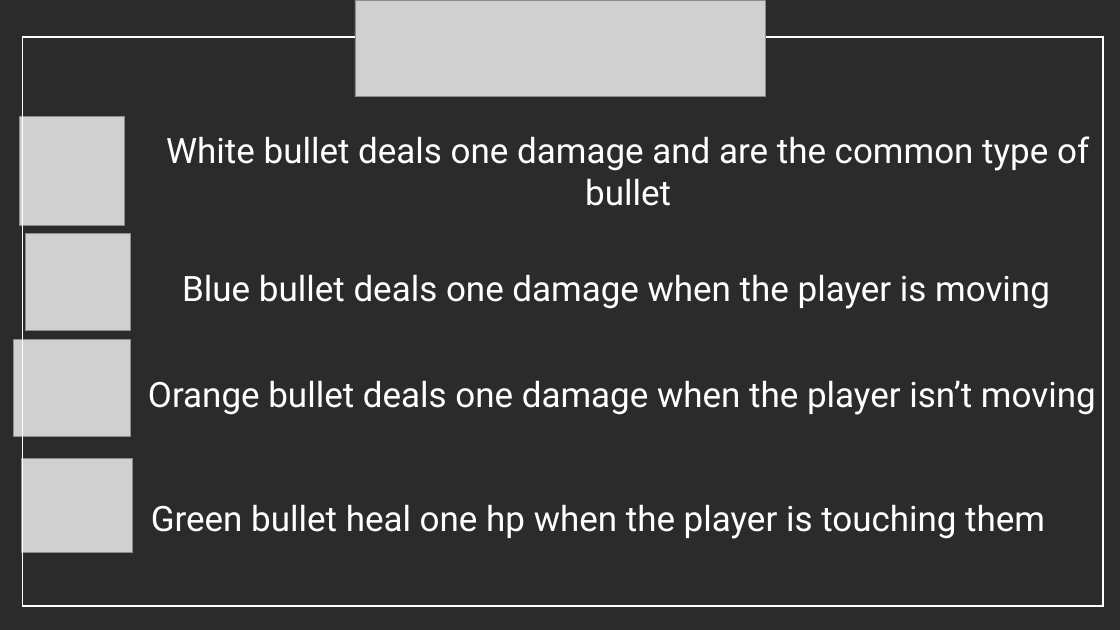
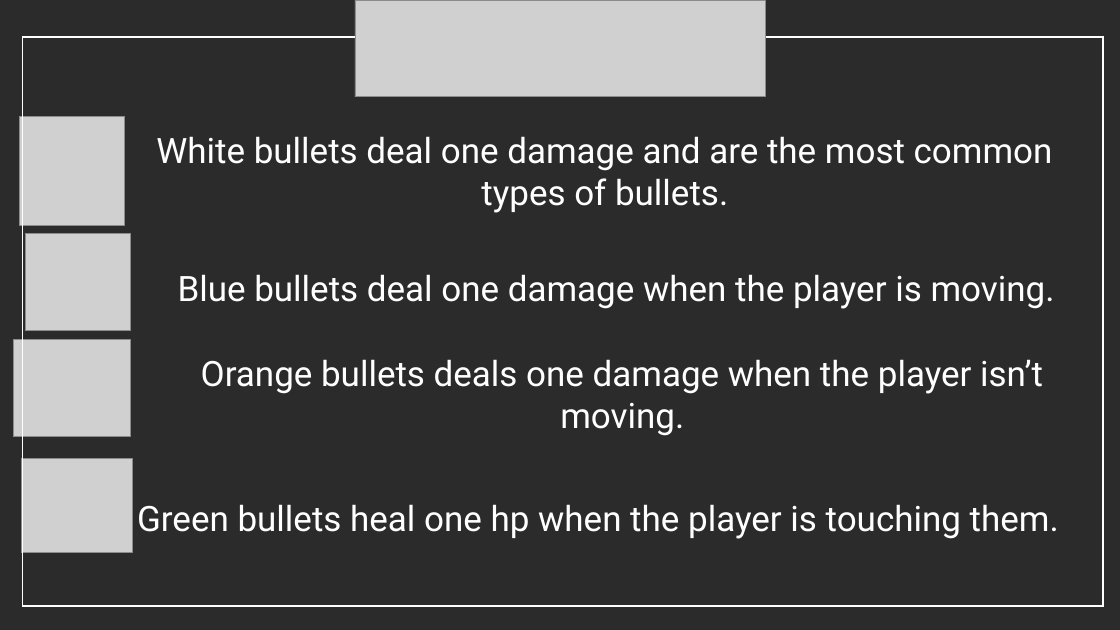
Before and after one commit to alexispros2008-lang/Projet-de-programmation-orient-e-objet, a slide deck: slide 1 of images/drawingTheTutorial.pptx. Drawn at 1120x630 pixels with LibreOffice and Linux fonts; fonts in the diff are those of the drawing; grey boxes stand for pictures; background and template pictures are left out; a plain dark background stands for a picture behind light text. Boxes give left, top, right and bottom in pixels: in the first picture for what was removed or moved away, otherwise in the second. Text is boxed around its words. In the diff, an @@ line names an element or a change of style, - is before the commit and + after.

```diff
--- a/images/drawingTheTutorial.pptx
+++ b/images/drawingTheTutorial.pptx
@@ text at [156,136,1053,213]: text changed @@
-White bullet deals one damage and are the common type of bullet
+White bullets deal one damage and are the most common types of bullets.
@@ text at [178,274,1055,309]: text changed @@
-Blue bullet deals one damage when the player is moving
+Blue bullets deal one damage when the player is moving.
@@ text at [201,359,1043,436]: text changed @@
-Orange bullet deals one damage when the player isn’t moving
+Orange bullets deals one damage when the player isn’t moving.
@@ text at [137,504,1059,539]: text changed @@
-Green bullet heal one hp when the player is touching them
+Green bullets heal one hp when the player is touching them.
```
Also in this commit, not shown: 2 other slides changed, 1 slide removed, 1 other file.
